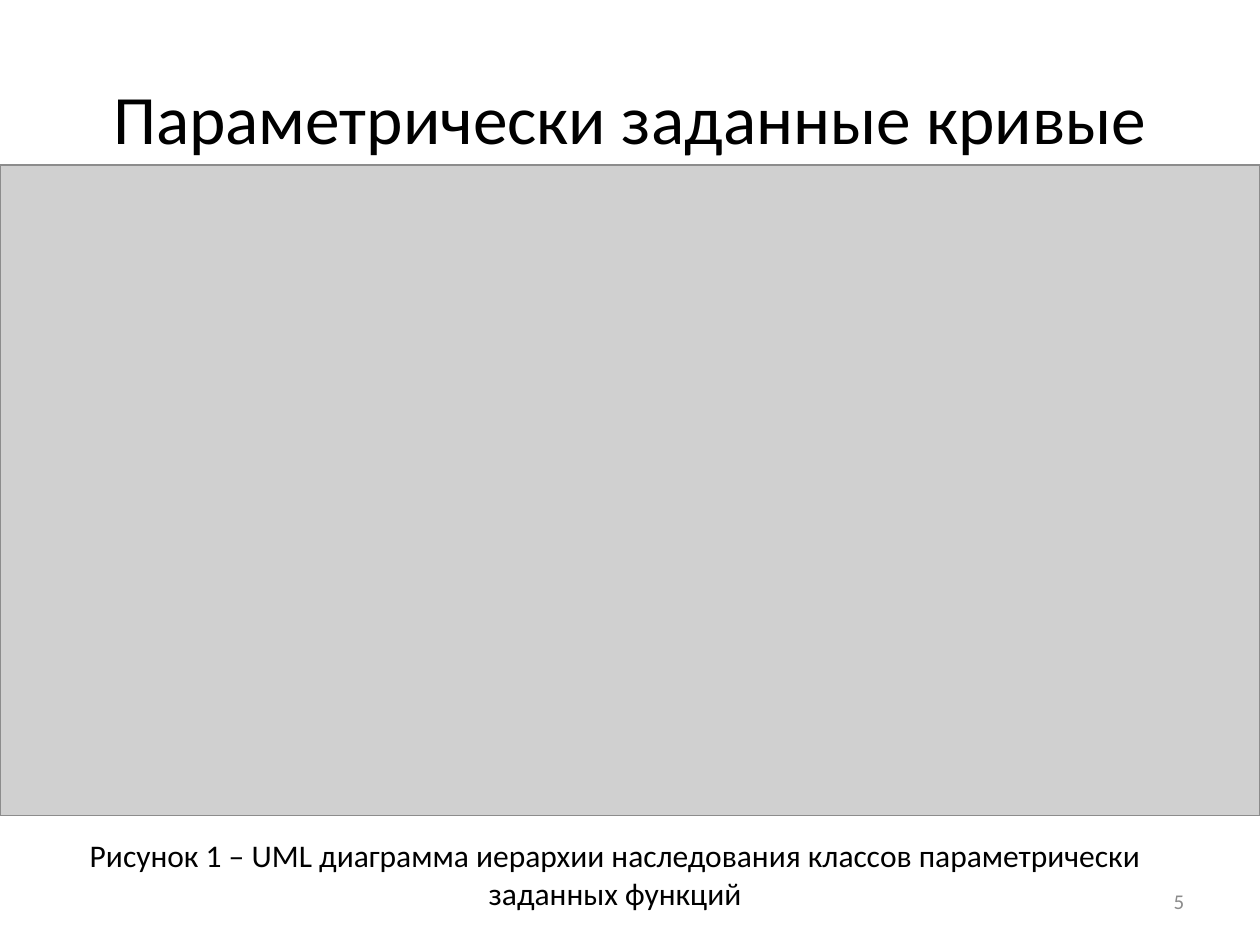
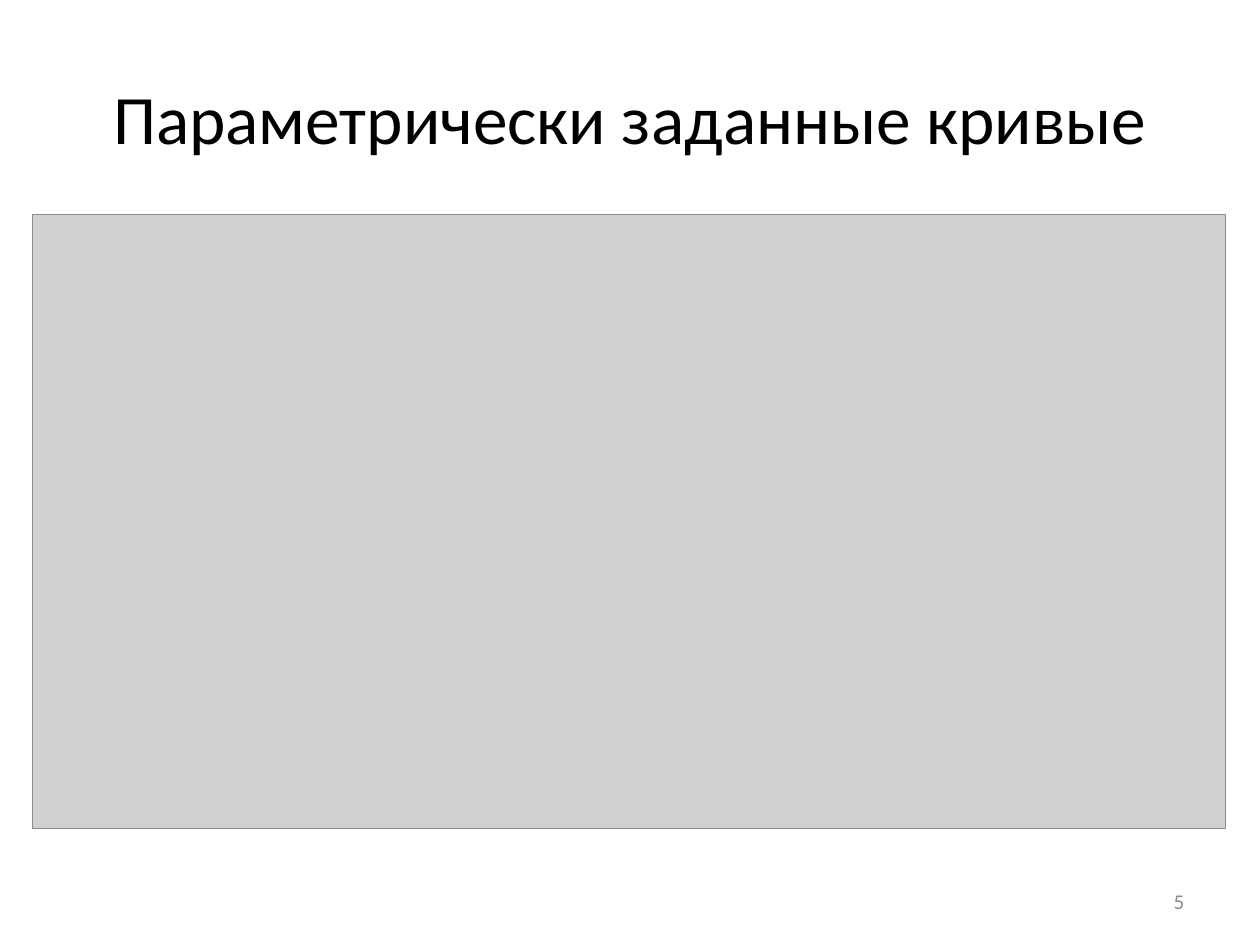
Before and after one commit to ilionsd/explanatory_note, a slide deck: slide 5 of Диплом.Презентация.pptx. Drawn at 1260x945 pixels with LibreOffice and Linux fonts; fonts in the diff are those of the drawing; grey boxes stand for pictures. Boxes give left, top, right and bottom in pixels: in the first picture for what was removed or moved away, otherwise in the second. Text is boxed around its words. In the diff, an @@ line names an element or a change of style, - is before the commit and + after.

```diff
--- a/Диплом.Презентация.pptx
+++ b/Диплом.Презентация.pptx
@@ picture: place and size @@
-picture at [0,165,1260,816]
+picture at [33,214,1226,828]
@@ text removed at [90,846,1140,911] @@
-Рисунок 1 – UML диаграмма иерархии наследования классов параметрически заданных функций
```
Also in this commit, not shown: 3 other slides changed, 3 slides added, 2 slides removed, 8 other files.
